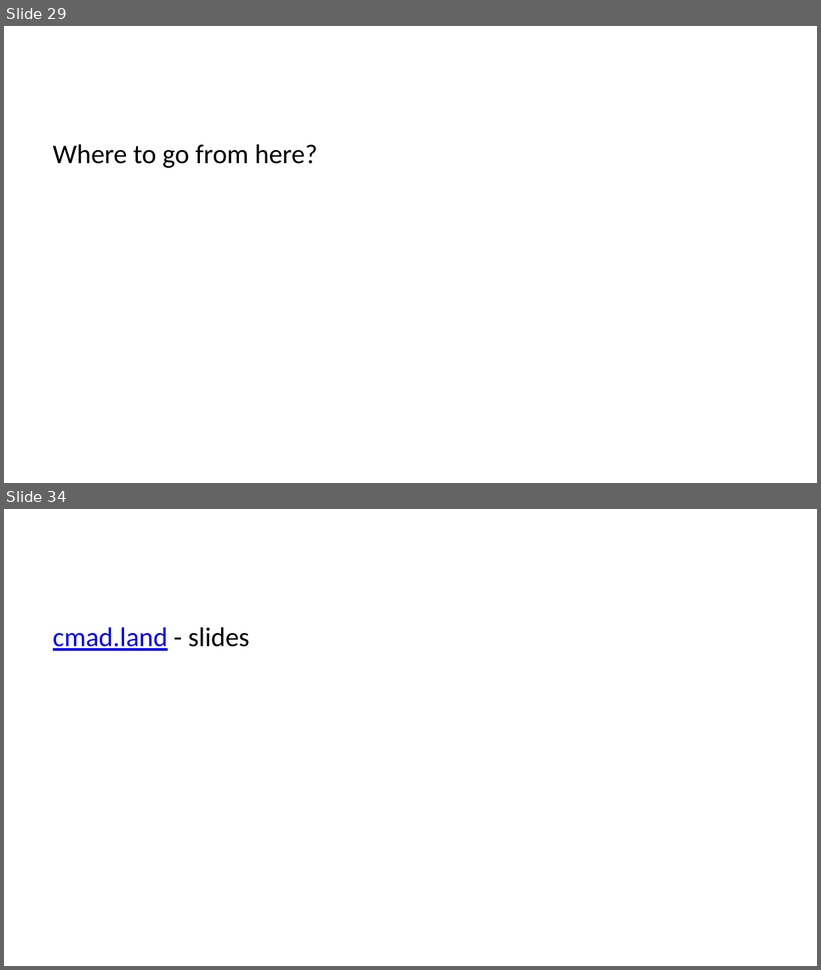
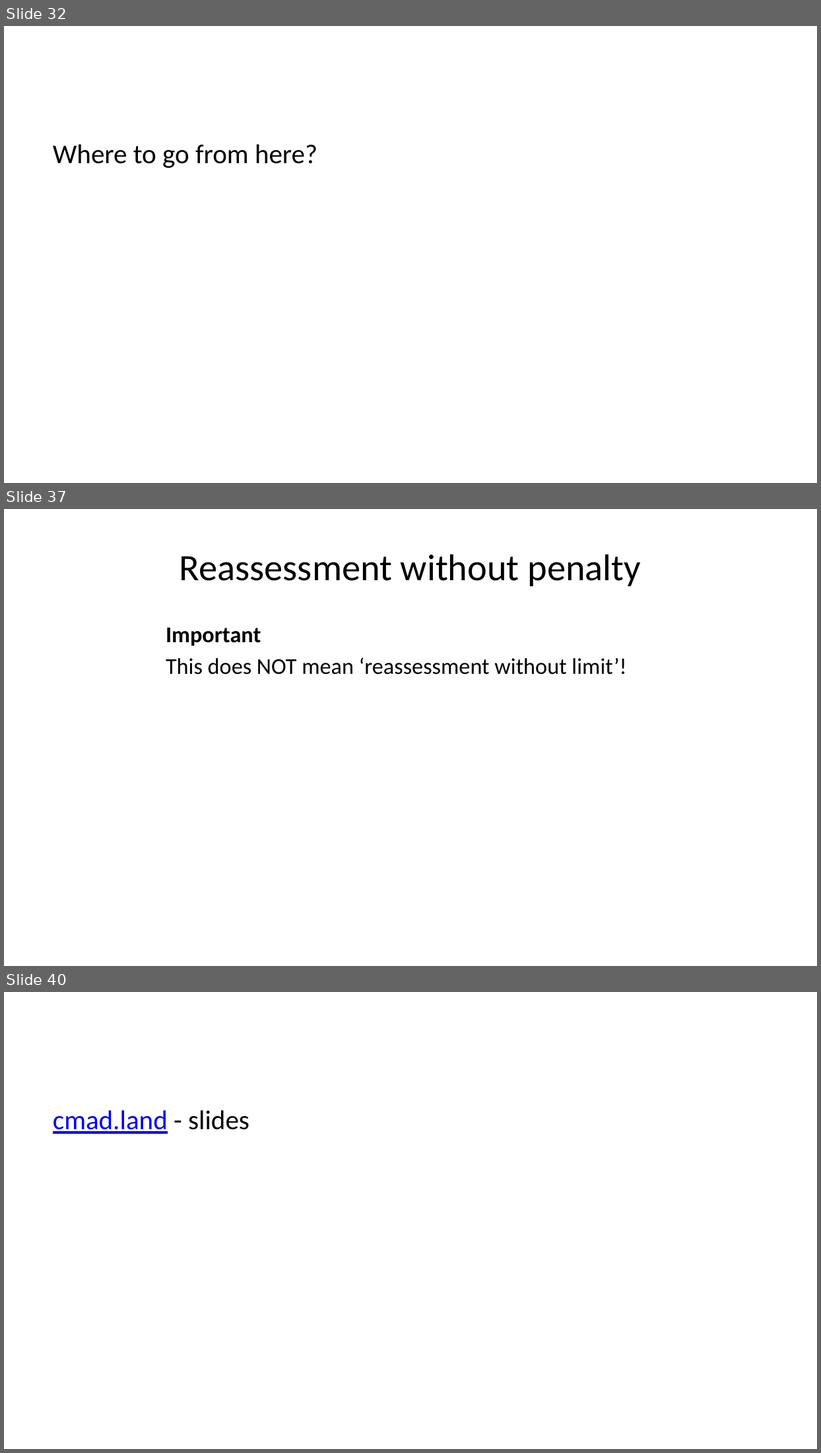
Before and after one commit to cmadland/slides, a slide deck: docs/posts/fpl-assessment/index.pptx. Shown one above the other, each under a label of ours: slides 29 and 34 before the commit, slides 32, 37 and 40 after it; the slides between them are not shown. The pictures are 821x970 and 821x1453 pixels, drawn with LibreOffice and Linux fonts; fonts in the diff are those of the drawing. Boxes give left, top, right and bottom in pixels: in the first picture for what was removed or moved away, otherwise in the second. Text is boxed around its words. In the diff, an @@ line names an element or a change of style, - is before the commit and + after.

```diff
--- a/docs/posts/fpl-assessment/index.pptx
+++ b/docs/posts/fpl-assessment/index.pptx
@@ slide 37 added at <box>4,509,817,966</box>, background #FFFFFF @@
@@ title added at <box>180,554,642,586</box>, 33 pt, text #000000 @@
+Reassessment without penalty
@@ text added at <box>166,627,626,675</box>, 20 pt, text #000000 @@
+Important
+This does NOT mean ‘reassessment without limit’!
@@ what was slide 29 is now slide 32 @@
@@ what was slide 34 is now slide 40 @@
```
Also in this commit, not shown: 9 slides changed, 6 other slides added, 1 slide removed, 13 other files.
